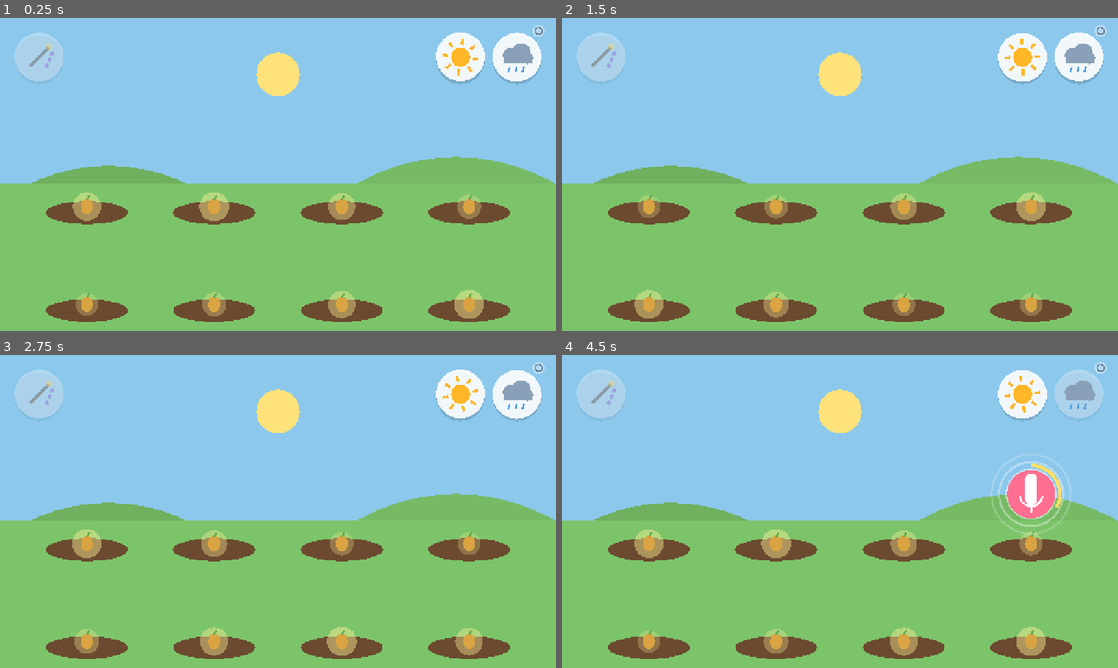
Above: before the commit, frames 1-4 (two rows, left to right).
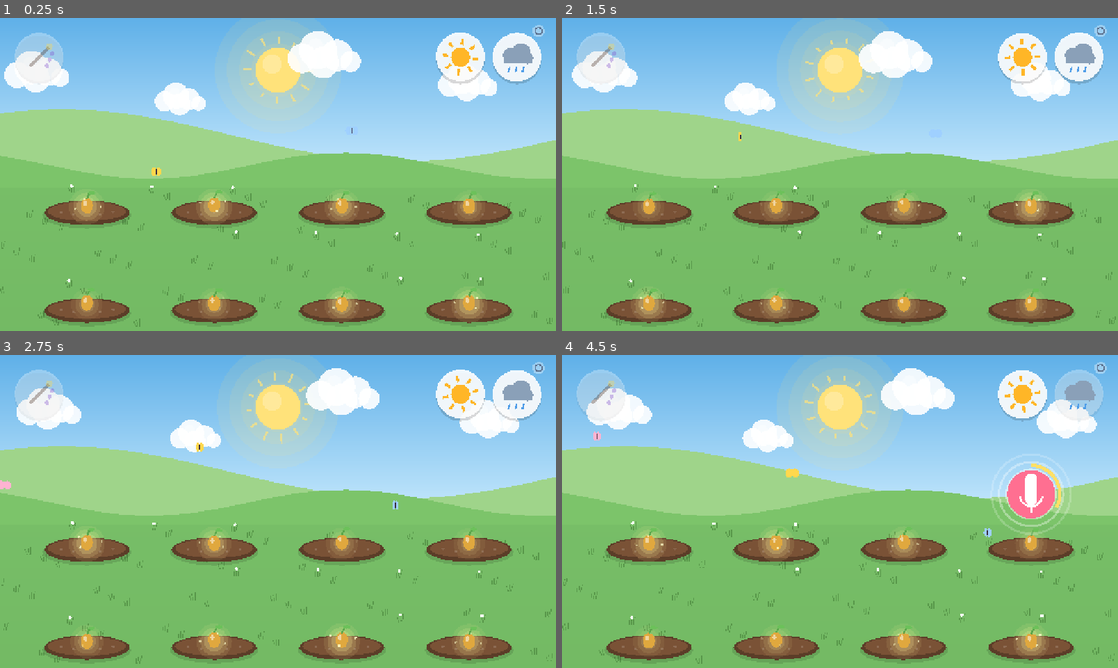
Above: after the commit, the same moments.

Repository: pinkysworld/Summgarten
Game: Godot game, scene res://scenes/main.tscn
Two runs of this game, one before a commit and one after it. Both use one fixed random seed, a clock stepped at 60 frames per second and the inputs below.
Inputs (mouse positions are in pixels of both pictures, inside the frame that each line leads up to):
- Up to frame 1 (0.25 s): no input
- Up to frame 2 (1.5 s): move the mouse to (962, 158) at 0.52 s; click (962, 158) at 0.67 s; move the mouse to (728, 190) at 1.27 s; click (728, 190) at 1.42 s
- Up to frame 3 (2.75 s): move the mouse to (333, 442) at 2.02 s; click (333, 442) at 2.17 s
- Up to frame 4 (4.5 s): move the mouse to (812, 574) at 2.77 s; click (812, 574) at 2.92 s; move the mouse to (1006, 558) at 3.52 s; click (1006, 558) at 3.67 s; move the mouse to (673, 464) at 4.27 s; click (673, 464) at 4.42 s

The runs differ from the first frame. In frame 1, 36% of the frame differs, in the area x 0-100%, y 0-99%; in frame 2, 36%; in frame 3, 36%; in frame 4, 35%.

Commit message:
Grafik 1.1: Verlaufshimmel, Wolken, Hügel, Gras, Schmetterlinge, Glühwürmchen, Schatten, Konturen, Noten und Funken

Diff:
--- a/project.godot
+++ b/project.godot
@@ -5,7 +5,7 @@
 
 config/name="Klanggarten"
 config/description="Dein Kind komponiert mit seiner eigenen Stimme."
-config/version="1.0.0"
+config/version="1.1.0"
 run/main_scene="res://scenes/main.tscn"
 config/features=PackedStringArray("4.7", "GL Compatibility")
 boot_splash/bg_color=Color(0.53, 0.78, 0.93, 1)
--- a/scripts/creature.gd
+++ b/scripts/creature.gd
@@ -21,6 +21,8 @@
 var sleeping := false
 var _t := randf() * 10.0
 var _sleep_blend := 0.0
+var _notes: Array = [] ## [pos, vel, age, color]
+var _sparkles: Array = [] ## [pos, vel, age]
 
 
 func setup(p: int, l: int, s: AudioStream, f: float) -> void:
@@ -34,6 +36,9 @@
 	grow = 0.0
 	var tw := create_tween()
 	tw.tween_property(self, "grow", 1.0, duration).set_trans(Tween.TRANS_ELASTIC).set_ease(Tween.EASE_OUT)
+	for i in 16:
+		var a := randf() * TAU
+		_sparkles.append([Vector2(0, -30), Vector2(cos(a), sin(a) - 0.6) * randf_range(80, 180), 0.0])
 
 
 func sing(shift: float) -> void:
@@ -41,6 +46,9 @@
 	var tw := create_tween()
 	tw.tween_property(self, "sing_amp", 1.0, 0.08)
 	tw.tween_property(self, "sing_amp", 0.0, 0.6).set_trans(Tween.TRANS_SINE)
+	var top: float = -170.0 * SIZES[loud]
+	for i in 2:
+		_notes.append([Vector2(randf_range(-20, 20), top), Vector2(randf_range(-30, 30), -70), -i * 0.15, COLORS[pitch][loud].lightened(0.2)])
 
 
 func radius() -> float:
@@ -50,13 +58,30 @@
 func _process(delta: float) -> void:
 	_t += delta
 	_sleep_blend = move_toward(_sleep_blend, 1.0 if sleeping else 0.0, delta * 0.7)
+	for n in _notes:
+		n[2] += delta
+		if n[2] > 0.0:
+			n[0] += n[1] * delta
+			n[0].x += sin(n[2] * 8.0) * 0.6
+	_notes = _notes.filter(func(n): return n[2] < 1.4)
+	for sp in _sparkles:
+		sp[2] += delta
+		sp[0] += sp[1] * delta
+		sp[1].y += 220.0 * delta
+	_sparkles = _sparkles.filter(func(sp): return sp[2] < 0.9)
 	queue_redraw()
 
 
 func _draw() -> void:
 	var s: float = SIZES[loud] * grow
-	if s <= 0.01:
+	if s <= 0.08:
 		return
+	# soft ground shadow
+	var sh := PackedVector2Array()
+	for i in 24:
+		var a := TAU * i / 24.0
+		sh.append(Vector2(cos(a) * 52 * s, 4 + sin(a) * 12 * s))
+	draw_colored_polygon(sh, Color(0, 0, 0, 0.18))
 	var sway := sin(_t * (0.6 if sleeping else 1.6)) * 0.05 * (1.0 - _sleep_blend * 0.7)
 	var squash := 1.0 + 0.18 * sing_amp
 	draw_set_transform(Vector2.ZERO, sway, Vector2(s / sqrt(squash), s * squash))
@@ -69,6 +94,37 @@
 	draw_set_transform(Vector2.ZERO)
 	if _sleep_blend > 0.5:
 		_draw_zzz(s)
+	for sp in _sparkles:
+		var k: float = 1.0 - float(sp[2]) / 0.9
+		_star(sp[0], 7.0 * k, Color(1, 0.95, 0.5, k))
+	for n in _notes:
+		if n[2] > 0.0:
+			_note(n[0], Color(n[3], clampf(1.4 - n[2], 0.0, 1.0)))
+
+
+func _star(c: Vector2, r: float, col: Color) -> void:
+	if r < 0.5:
+		return
+	var pts := PackedVector2Array()
+	for i in 8:
+		var a := TAU * i / 8.0 - PI / 2
+		pts.append(c + Vector2(cos(a), sin(a)) * (r if i % 2 == 0 else r * 0.4))
+	draw_colored_polygon(pts, col)
+
+
+func _note(c: Vector2, col: Color) -> void:
+	var ink := col.darkened(0.35)
+	_ellipse(c, Vector2(9, 7), ink)
+	draw_line(c + Vector2(8, 0), c + Vector2(8, -28), ink, 3.0)
+	draw_line(c + Vector2(8, -28), c + Vector2(18, -20), ink, 3.0)
+
+
+func _ellipse(c: Vector2, r: Vector2, col: Color) -> void:
+	var pts := PackedVector2Array()
+	for i in 20:
+		var a := TAU * i / 20.0
+		pts.append(c + Vector2(cos(a) * r.x, sin(a) * r.y))
+	draw_colored_polygon(pts, col)
 
 
 func _draw_mushroom(col: Color) -> void:
@@ -79,7 +135,13 @@
 	for i in 25:
 		var a := PI + PI * i / 24.0
 		cap.append(Vector2(cos(a) * 62, -66 + sin(a) * 52))
+	var rim := PackedVector2Array(cap)
+	for i in rim.size():
+		rim[i] = rim[i] * 1.06 + Vector2(0, 4)
+	draw_colored_polygon(rim, col.darkened(0.3))
 	draw_colored_polygon(cap, col)
+	_ellipse(Vector2(-22, -100), Vector2(16, 8), Color(1, 1, 1, 0.3))
+	_ellipse(Vector2(0, -66), Vector2(60, 7), col.darkened(0.2))
 	for d in [Vector2(-30, -88), Vector2(8, -104), Vector2(32, -80), Vector2(-6, -78)]:
 		draw_circle(d, 8, Color(1, 1, 1, 0.85))
 	_draw_face(Vector2(0, -40), 0.8)
@@ -88,8 +150,10 @@
 func _draw_critter(col: Color) -> void:
 	draw_circle(Vector2(-20, -6), 12, col.darkened(0.25))
 	draw_circle(Vector2(20, -6), 12, col.darkened(0.25))
+	draw_circle(Vector2(0, -50), 51, col.darkened(0.3))
 	draw_circle(Vector2(0, -50), 48, col)
 	draw_circle(Vector2(0, -36), 28, col.lightened(0.25))
+	_ellipse(Vector2(-20, -78), Vector2(14, 9), Color(1, 1, 1, 0.35))
 	for side in [-1, 1]:
 		var tip := Vector2(side * 26, -122 + sin(_t * 3.0 + side) * 4)
 		draw_line(Vector2(side * 14, -92), tip, col.darkened(0.3), 4.0)
@@ -99,15 +163,19 @@
 
 func _draw_flower(col: Color) -> void:
 	var green := Color("4f9e45").lerp(Color("3b4d5c"), _sleep_blend * 0.5)
-	draw_line(Vector2(0, 0), Vector2(0, -100), green, 8.0)
+	draw_line(Vector2(0, 0), Vector2(0, -80), green, 8.0)
 	_draw_leaf(Vector2(0, -40), -1, green)
-	_draw_leaf(Vector2(0, -62), 1, green)
-	var center := Vector2(0, -120)
+	_draw_leaf(Vector2(0, -55), 1, green)
+	var center := Vector2(0, -98)
 	var petals := 5 + loud
 	var spin := _t * 0.3 * (1.0 - _sleep_blend)
 	for i in petals:
 		var a := TAU * i / petals + spin
+		draw_circle(center + Vector2(cos(a), sin(a)) * 34, 24, col.darkened(0.25))
+	for i in petals:
+		var a := TAU * i / petals + spin
 		draw_circle(center + Vector2(cos(a), sin(a)) * 34, 22, col)
+		draw_circle(center + Vector2(cos(a), sin(a)) * 40, 8, col.lightened(0.25))
 	draw_circle(center, 28, Color("ffd84d").lerp(Color("8a8060"), _sleep_blend * 0.4))
 	_draw_face(center, 0.75)
 
@@ -117,7 +185,7 @@
 	for i in 13:
 		var u := float(i) / 12.0
 		pts.append(at + Vector2(side * u * 36, -sin(u * PI) * 12 - u * 10))
-	for i in range(12, -1, -1):
+	for i in range(11, 0, -1):
 		var u := float(i) / 12.0
 		pts.append(at + Vector2(side * u * 36, sin(u * PI) * 8 - u * 10))
 	draw_colored_polygon(pts, col)
--- a/scripts/main.gd
+++ b/scripts/main.gd
@@ -255,39 +255,107 @@
 
 func _draw() -> void:
 	var ev := _evening()
-	var sky := Color("8cc8ec").lerp(Color("f2a46b"), clampf(ev * 2.0, 0.0, 1.0)).lerp(Color("1f2550"), clampf(ev * 2.0 - 1.0, 0.0, 1.0))
+	var night := clampf(ev * 2.0 - 1.0, 0.0, 1.0)
+	var dusk := clampf(ev * 2.0, 0.0, 1.0)
+	var top := Color("5fb0e8").lerp(Color("7b6fc4"), dusk).lerp(Color("0f1436"), night)
+	var bottom := Color("d4f0ff").lerp(Color("ffb36b"), dusk).lerp(Color("2b2f66"), night)
 	if weather == Weather.RAIN:
-		sky = sky.lerp(Color("7b8794"), 0.45)
+		top = top.lerp(Color("66717f"), 0.55)
+		bottom = bottom.lerp(Color("aab4bf"), 0.5)
 	elif weather == Weather.SUN:
-		sky = sky.lerp(Color("bfe6ff"), 0.3)
-	draw_rect(Rect2(-2000, -2000, 5280, 4720), sky)
-
-	# Sun / moon
+		bottom = bottom.lerp(Color("fff4c2"), 0.4)
+	_gradient_rect(Rect2(-2000, -2000, 5280, 2000), top, top)
+	_gradient_rect(Rect2(-2000, 0, 5280, 420), top, bottom)
+
+	# Stars, moon, sun
+	if night > 0.0:
+		for i in 60:
+			var sp := Vector2(fmod(i * 197.3, 1300.0) - 10, fmod(i * 83.7, 330.0))
+			var tw := 0.6 + 0.4 * sin(_t * (1.5 + fmod(i, 3.0)) + i)
+			draw_circle(sp, 1.2 + fmod(i, 3.0) * 0.6, Color(1, 1, 0.9, night * tw))
 	if state == State.NIGHT:
 		draw_circle(Vector2(640, 120), 46, Color("f6f1c8"))
-		draw_circle(Vector2(662, 106), 40, sky)
-		for i in 30:
-			var sp := Vector2(fmod(i * 197.0, 1280.0), fmod(i * 83.0, 300.0))
-			draw_circle(sp, 2.0 + sin(_t * 2.0 + i) * 0.8, Color(1, 1, 1, 0.8))
+		draw_circle(Vector2(664, 104), 40, top.lerp(bottom, 0.25))
 	else:
-		var sun_y := lerpf(130.0, 330.0, ev)
-		draw_circle(Vector2(640, sun_y), 50, Color("ffe27a").lerp(Color("ff9a5a"), ev))
-
-	# Hills and ground
-	var hill := Color("7cc46a").lerp(Color("2d4a45"), ev)
-	draw_circle(Vector2(250, 760), 420, hill.darkened(0.1))
-	draw_circle(Vector2(1050, 780), 460, hill.darkened(0.05))
-	draw_rect(Rect2(-2000, 380, 5280, 3000), hill)
+		var sun_c := Vector2(640, lerpf(120.0, 360.0, ev))
+		var sun_col := Color("ffe27a").lerp(Color("ff8a4a"), ev)
+		var halo := 1.0 if weather != Weather.RAIN else 0.3
+		if weather == Weather.RAIN:
+			sun_col = Color(sun_col, 0.35)
+		for k in 4:
+			draw_circle(sun_c, 60 + k * 28 + sin(_t * 1.5) * 4, Color(sun_col, 0.10 * halo))
+		for i in 12:
+			var d := Vector2.from_angle(TAU * i / 12.0 + _t * 0.15)
+			draw_line(sun_c + d * 62, sun_c + d * (78 + 6 * sin(_t * 2.0 + i)), Color(sun_col, 0.7 * halo), 5.0)
+		draw_circle(sun_c, 52, sun_col)
+		draw_circle(sun_c + Vector2(-14, -14), 22, Color(1, 1, 1, 0.25))
+
+	# Drifting clouds
+	var cloud_col := Color(1, 1, 1, 0.9).lerp(Color("c9a0b8"), dusk * 0.5).lerp(Color("39406e"), night)
+	if weather == Weather.RAIN:
+		cloud_col = Color("8e98a6")
+	for i in 5:
+		var speed := 8.0 + i * 3.0
+		var x := fmod(i * 330.0 + _t * speed, 1700.0) - 250.0
+		_draw_cloud(Vector2(x, 70 + fmod(i * 61.0, 160.0)), 0.7 + fmod(i * 0.37, 0.6), cloud_col)
+
+	# Layered hills with soft gradients
+	var far := Color("9fd48a").lerp(Color("c7a487"), dusk * 0.4).lerp(Color("23334f"), night)
+	var mid := Color("7cc46a").lerp(Color("b08a62"), dusk * 0.3).lerp(Color("1d3a3c"), night)
+	var near := Color("6bb85a").lerp(Color("8a7a4a"), dusk * 0.3).lerp(Color("183232"), night)
+	_draw_hill(330, 120, 0.004, 1.0, far)
+	_draw_hill(370, 60, 0.007, 2.3, mid)
+	_gradient_rect(Rect2(-2000, 390, 5280, 2400), near.lightened(0.08), near.darkened(0.12))
+	draw_rect(Rect2(-2000, 2790, 5280, 2000), near.darkened(0.12))
+
+	# Grass tufts and tiny flowers (deterministic)
+	var tuft := near.darkened(0.18)
+	for i in 70:
+		var gp := Vector2(fmod(i * 157.0, 1320.0) - 20, 400 + fmod(i * 89.0, 320.0))
+		var sway := sin(_t * 1.3 + i) * 3.0
+		for k in 3:
+			draw_line(gp + Vector2((k - 1) * 4, 0), gp + Vector2((k - 1) * 7 + sway, -12 - k * 3), tuft, 2.0)
+		if i % 6 == 0:
+			var fc: Color = [Color("ffffff"), Color("ffd84d"), Color("ff9ec4")][i % 3]
+			draw_circle(gp + Vector2(sway, -16), 3.5, fc.lerp(tuft, night * 0.7))
 
 	# Beds
 	for i in BED_POSITIONS.size():
 		var b: Vector2 = BED_POSITIONS[i]
-		_draw_ellipse(b + Vector2(0, 8), Vector2(95, 26), Color("6b4a2f").lerp(Color("2a2430"), ev * 0.6))
+		var soil := Color("7a5236").lerp(Color("2a2430"), ev * 0.6)
+		_draw_ellipse(b + Vector2(0, 14), Vector2(102, 30), Color(0, 0, 0, 0.12))
+		_draw_ellipse(b + Vector2(0, 8), Vector2(98, 28), soil.darkened(0.25))
+		_draw_ellipse(b + Vector2(0, 5), Vector2(90, 22), soil)
+		for k in 5:
+			draw_circle(b + Vector2(-60 + k * 30, 6 + (k % 2) * 6), 3, soil.lightened(0.15))
 		if beds[i] == null and state != State.NIGHT:
 			var glow := 0.5 + 0.5 * sin(_t * 3.0 + i)
-			draw_circle(b + Vector2(0, -6), 26 + glow * 8, Color(1, 0.95, 0.6, 0.25 + 0.2 * glow))
-			_draw_ellipse(b + Vector2(0, -6), Vector2(14, 18), Color("d9a441"))
-			draw_line(b + Vector2(0, -22), b + Vector2(6, -32), Color("5aa64b"), 4.0)
+			for k in 3:
+				draw_circle(b + Vector2(0, -6), 18 + k * 9 + glow * 6, Color(1, 0.95, 0.6, (0.22 - k * 0.06) * (0.6 + glow * 0.4)))
+			var bounce := absf(sin(_t * 2.0 + i)) * 4.0
+			_draw_ellipse(b + Vector2(0, -6 - bounce), Vector2(14, 18), Color("e0a83e"))
+			_draw_ellipse(b + Vector2(-4, -12 - bounce), Vector2(4, 6), Color(1, 1, 1, 0.5))
+			draw_line(b + Vector2(0, -22 - bounce), b + Vector2(6, -34 - bounce), Color("5aa64b"), 4.0)
+			_draw_ellipse(b + Vector2(11, -36 - bounce), Vector2(8, 4), Color("6cc15a"))
+			for k in 3:
+				var a := _t * 1.5 + TAU * k / 3.0 + i
+				draw_circle(b + Vector2(cos(a) * 34, -10 + sin(a) * 14), 2.5, Color(1, 1, 0.8, 0.8 * glow))
+
+	# Butterflies by day, fireflies at night
+	if state == State.NIGHT or night > 0.3:
+		for i in 18:
+			var fp := Vector2(fmod(i * 233.0 + sin(_t * 0.4 + i) * 60.0, 1280.0), 300 + fmod(i * 71.0, 380.0) + cos(_t * 0.6 + i) * 30.0)
+			var f := 0.5 + 0.5 * sin(_t * 2.5 + i * 1.7)
+			draw_circle(fp, 9, Color(1, 1, 0.5, 0.15 * f))
+			draw_circle(fp, 3, Color(1, 1, 0.6, 0.9 * f))
+	elif weather != Weather.RAIN:
+		for i in 3:
+			var bp := Vector2(fmod(_t * 40.0 + i * 450.0, 1500.0) - 100, 250 + sin(_t * 0.9 + i * 2.0) * 80 + i * 40)
+			var flap := absf(sin(_t * 12.0 + i))
+			var bc: Color = [Color("ffb3d1"), Color("ffd84d"), Color("9fd0ff")][i]
+			_draw_ellipse(bp + Vector2(-7 * flap, 0), Vector2(8 * flap + 1, 10), bc)
+			_draw_ellipse(bp + Vector2(7 * flap, 0), Vector2(8 * flap + 1, 10), bc)
+			draw_line(bp + Vector2(0, -6), bp + Vector2(0, 6), Color("3a2f40"), 2.0)
 
 	if weather == Weather.RAIN:
 		for r in _rain:
@@ -364,6 +432,26 @@
 	draw_rect(Rect2(c + Vector2(-30, -4), Vector2(66, 18)), col)
 	for k in 3:
 		draw_line(c + Vector2(-16 + k * 16, 22), c + Vector2(-20 + k * 16, 36), Color("4f9de8"), 4.0)
+
+
+func _gradient_rect(r: Rect2, top: Color, bottom: Color) -> void:
+	draw_polygon(PackedVector2Array([r.position, r.position + Vector2(r.size.x, 0), r.end, r.position + Vector2(0, r.size.y)]),
+		PackedColorArray([top, top, bottom, bottom]))
+
+
+func _draw_hill(base_y: float, amp: float, freq: float, ph: float, col: Color) -> void:
+	var pts := PackedVector2Array()
+	for x in range(-200, 1501, 40):
+		pts.append(Vector2(x, base_y - amp * (0.5 + 0.5 * sin(x * freq + ph))))
+	pts.append(Vector2(1500, 900))
+	pts.append(Vector2(-200, 900))
+	draw_colored_polygon(pts, col)
+
+
+func _draw_cloud(c: Vector2, k: float, col: Color) -> void:
+	for b in [Vector3(-40, 0, 28), Vector3(-10, -16, 36), Vector3(26, -6, 30), Vector3(52, 6, 20), Vector3(0, 8, 30)]:
+		draw_circle(c + Vector2(b.x, b.y) * k, b.z * k, col)
+	draw_circle(c + Vector2(-14, -24) * k, 14 * k, Color(1, 1, 1, col.a * 0.4))
 
 
 func _draw_ellipse(c: Vector2, r: Vector2, col: Color) -> void:
Not shown, changed: export_presets.cfg
Not shown, changed: README.md
